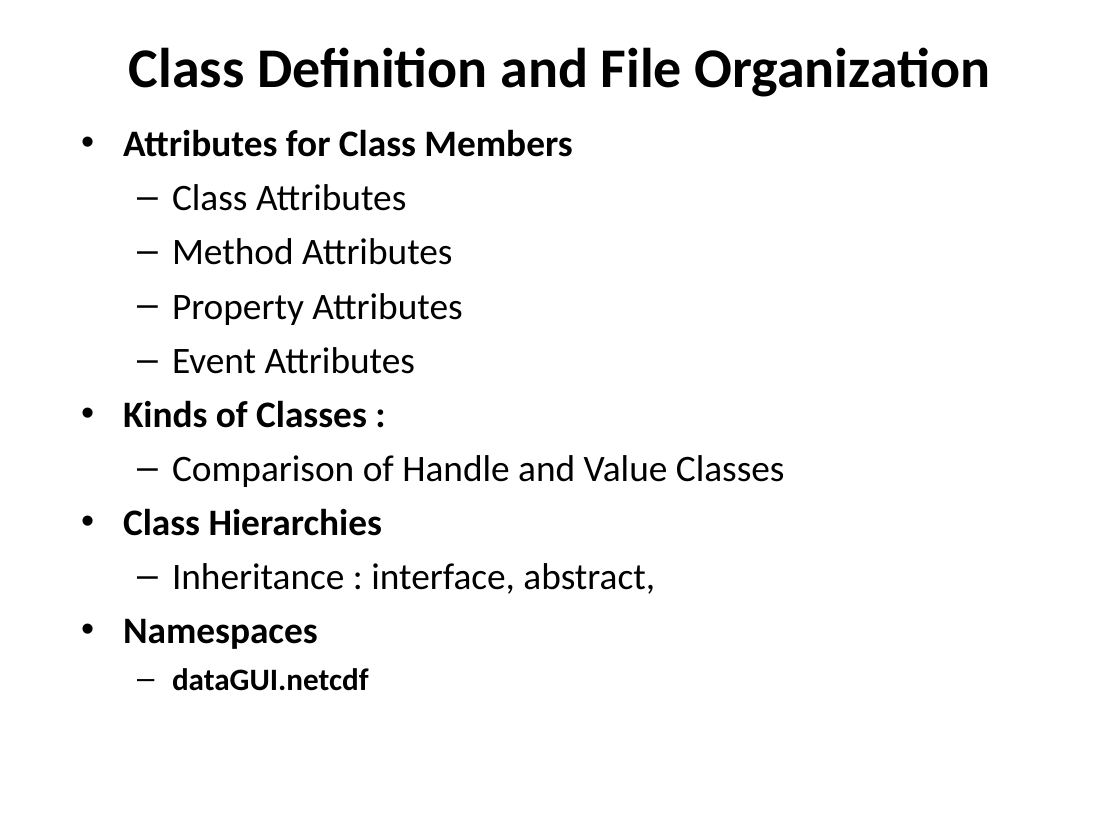
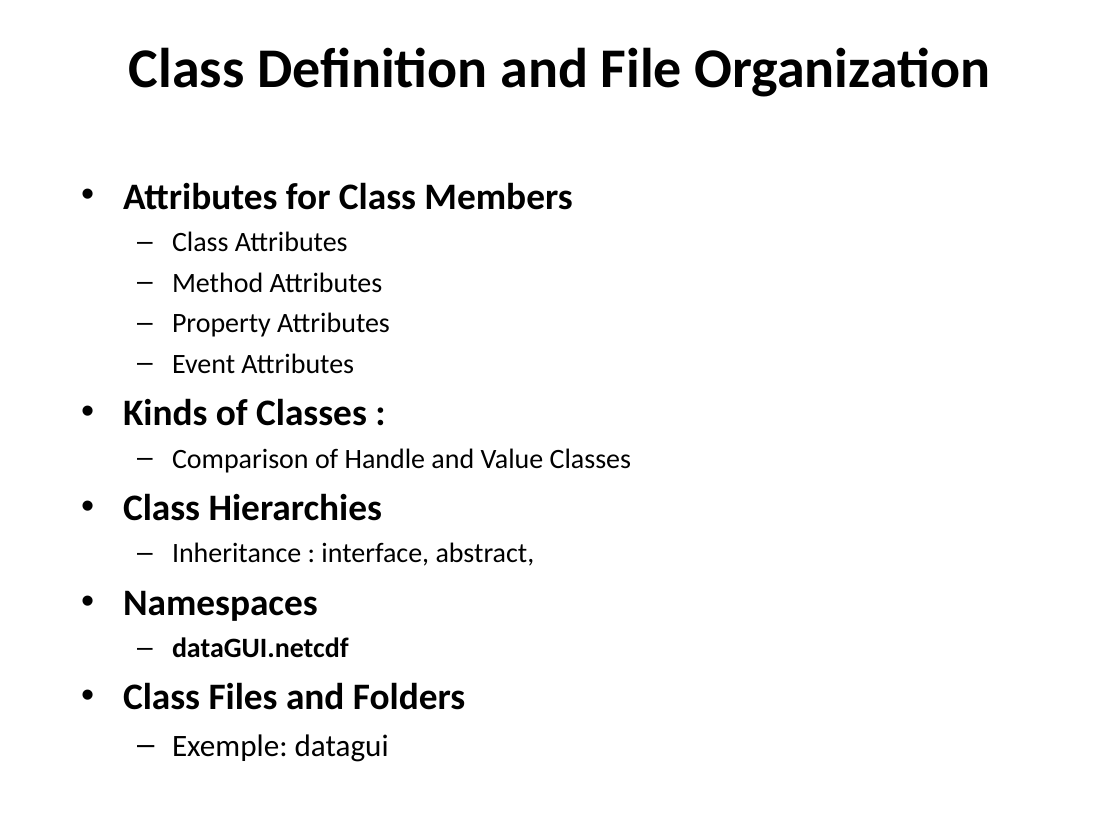
Before and after one commit to jgrelet/course-object-programing-with-Matlab, a slide deck: slide 16 of Introduction à la programmation objet avec Matlab.ppt. Drawn at 1120x840 pixels with LibreOffice and Linux fonts; fonts in the diff are those of the drawing. Boxes give left, top, right and bottom in pixels: in the first picture for what was removed or moved away, otherwise in the second. Text is boxed around its words. In the diff, an @@ line names an element or a change of style, - is before the commit and + after.

Commit message:
update with handle class

```diff
--- a/Introduction à la programmation objet avec Matlab.ppt
+++ b/Introduction à la programmation objet avec Matlab.ppt
@@ text "Attributes for Class Members": place and size @@
-text "Attributes for Class Members" at <box>123,129,785,691</box>
+text "Attributes for Class Members" at <box>123,182,631,762</box>
@@ text at <box>172,231,631,658</box>: size 24 to 18 pt in "Class Attributes", "Method Attributes", "Property Attributes", "Event Attributes" and 2 more places; size 20 to 18 pt in "dataGUI.netcdf"; less space between paragraphs @@
@@ text at <box>123,682,465,762</box>: paragraphs added @@
+• Class Files and Folders
+  – Exemple: datagui
```
Also in this commit, not shown: 5 other slides changed, 3 slides added, 1 other file.
